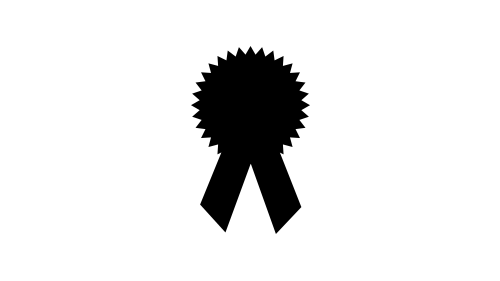
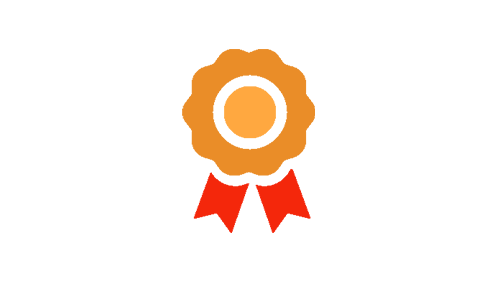
Layer changes from the first 500x281 image to the second:
hid group "Group 7" (2 layers) over bbox(191, 46, 310, 234)
added layer "badge-solid copy" in group "Group 1" over bbox(182, 49, 315, 233)
